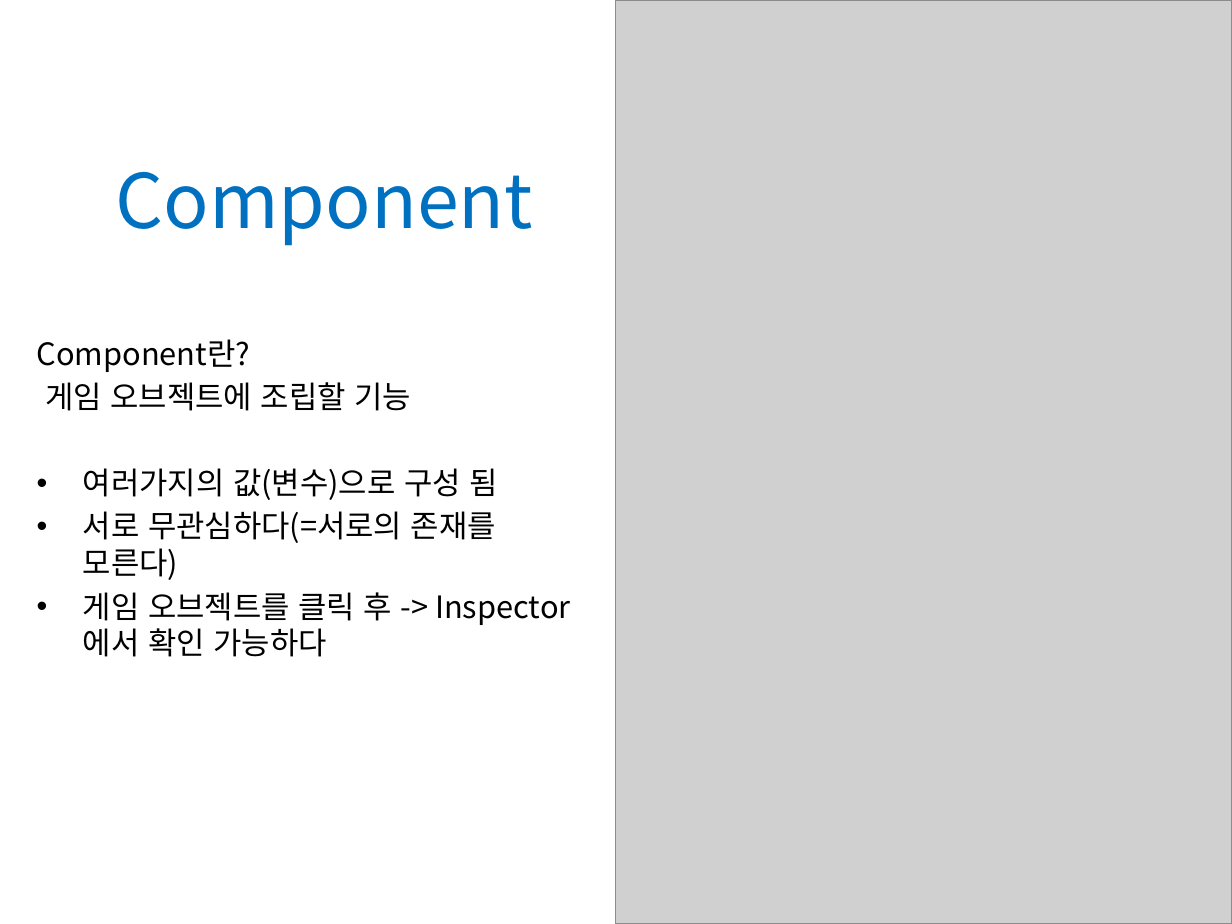
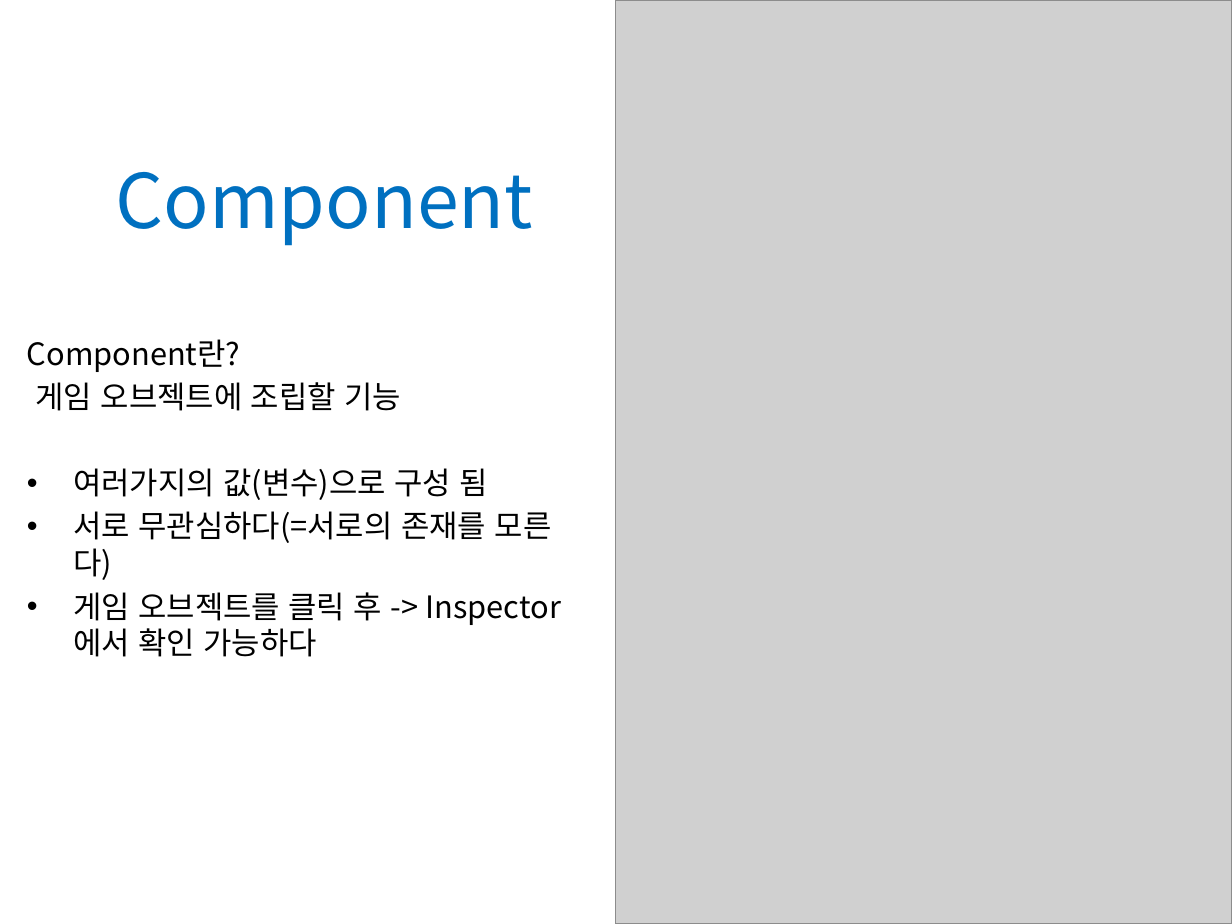
Before and after one commit to IamGroooooot/cien-unity-2019, a slide deck: slide 32 of 1주차.pptx. Drawn at 1232x924 pixels with LibreOffice and Linux fonts; fonts in the diff are those of the drawing; grey boxes stand for pictures. Boxes give left, top, right and bottom in pixels: in the first picture for what was removed or moved away, otherwise in the second. Text is boxed around its words. In the diff, an @@ line names an element or a change of style, - is before the commit and + after.

```diff
--- a/1주차.pptx
+++ b/1주차.pptx
@@ text "Component란?" rewrapped from (37, 339, 497, 657) to (27, 339, 552, 657) @@
```
Also in this commit, not shown: 6 other slides changed, 1 other file.
